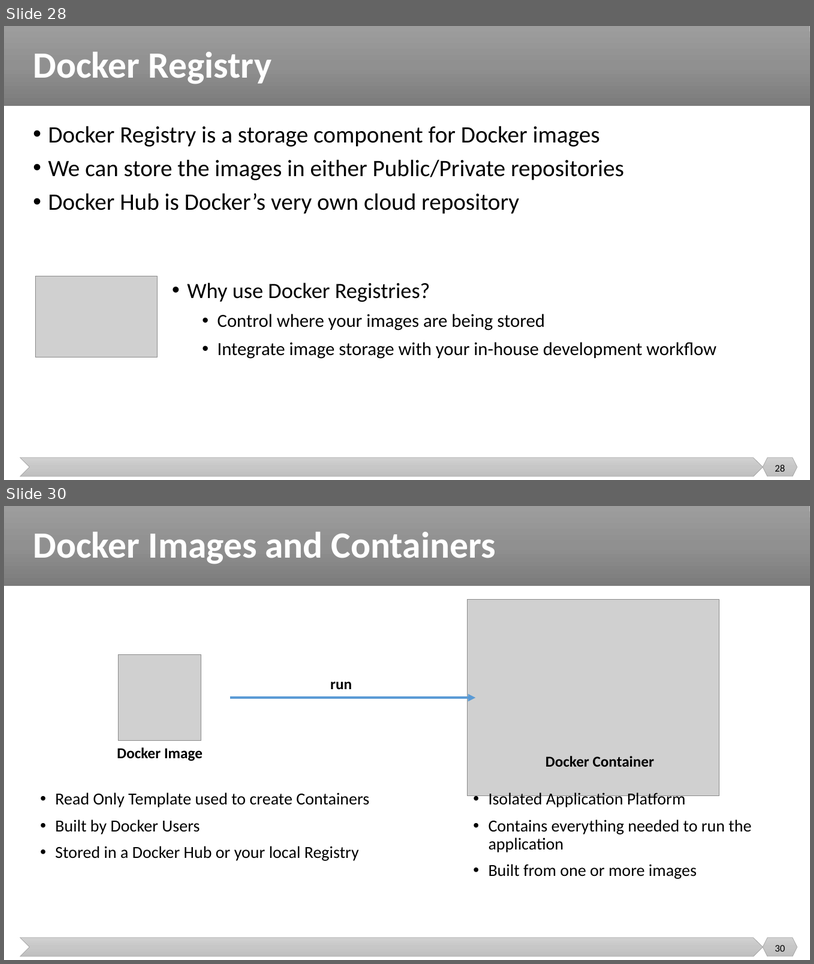
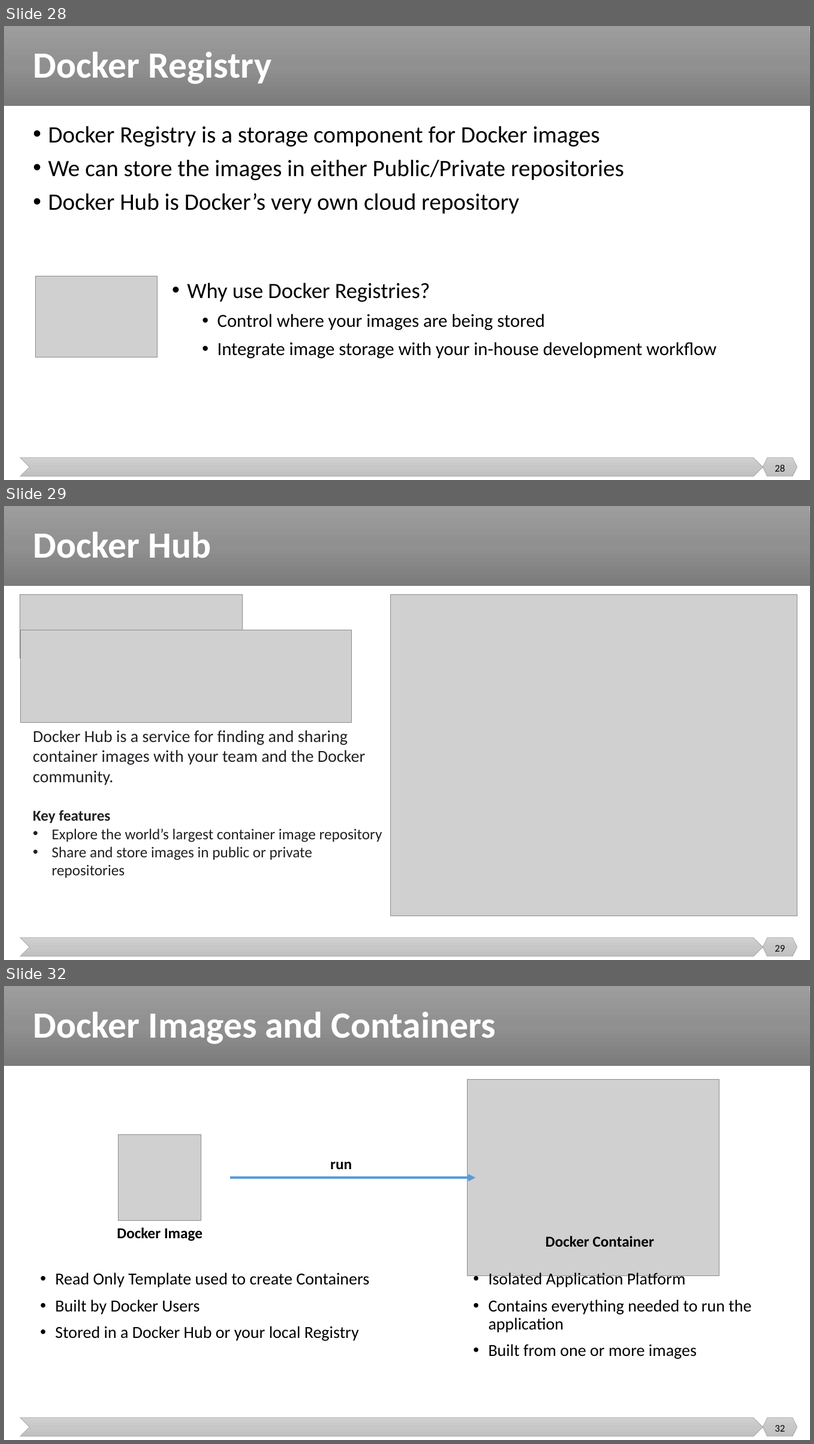
Before and after one commit to malenezi/malenezi, a slide deck: SE489/Lectures/4-Containerization/Containerization.pptx. Shown one above the other, each under a label of ours: slides 28 and 30 before the commit, slides 28, 29 and 32 after it; the slides between them are not shown. The pictures are 814x964 and 814x1444 pixels, drawn with LibreOffice and Linux fonts; fonts in the diff are those of the drawing; grey boxes stand for pictures. Boxes give left, top, right and bottom in pixels: in the first picture for what was removed or moved away, otherwise in the second. Text is boxed around its words. In the diff, an @@ line names an element or a change of style, - is before the commit and + after.

```diff
--- a/SE489/Lectures/4-Containerization/Containerization.pptx
+++ b/SE489/Lectures/4-Containerization/Containerization.pptx
@@ slide 29 added at (4, 506, 810, 960), background #FFFFFF; not listed: 3 template elements that a slide beside it also shows @@
@@ title added at (33, 532, 212, 558), 44 pt, text #FFFFFF, bold @@
+Docker Hub
@@ picture added at (20, 594, 242, 658) @@
@@ picture added at (390, 594, 798, 916) @@
@@ picture added at (20, 630, 352, 723) @@
@@ text added at (33, 730, 383, 877), 18 pt, text #202124 @@
+Docker Hub is a service for finding and sharing container images with your team and the Docker community.
+Key features
+• Explore the world’s largest container image repository
+• Share and store images in public or private repositories
@@ page number added at (775, 945, 785, 951), 12 pt, text #000000 @@
+29
@@ what was slide 30 is now slide 32 @@
@@ page number at (775, 1425, 785, 1431): text changed @@
-30
+32
```
Also in this commit, not shown: 1 slide changed, 2 other slides added, 1 slide removed.
